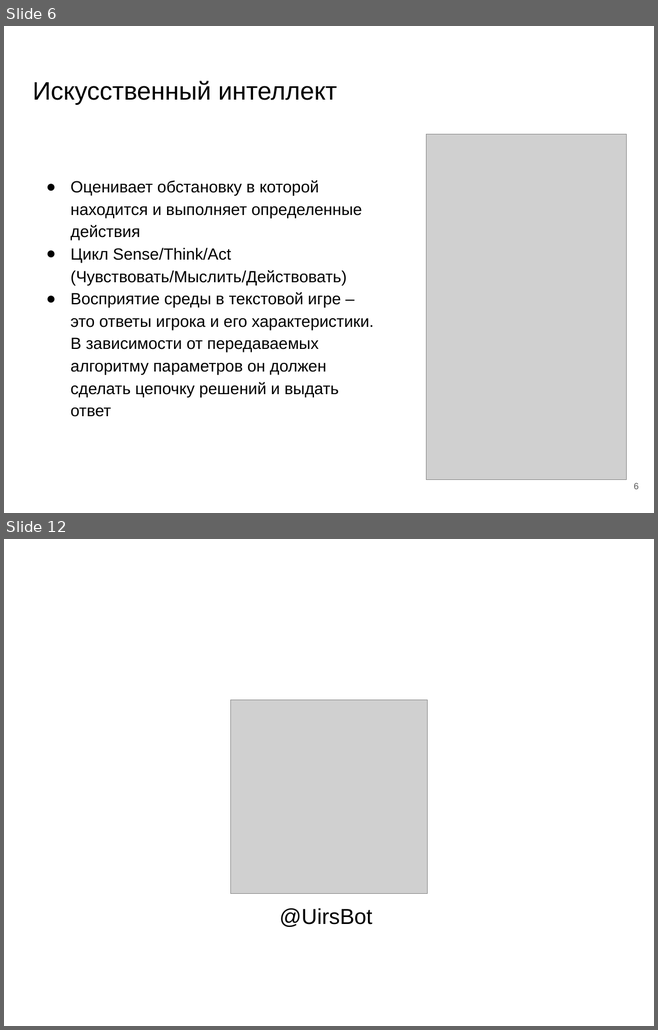
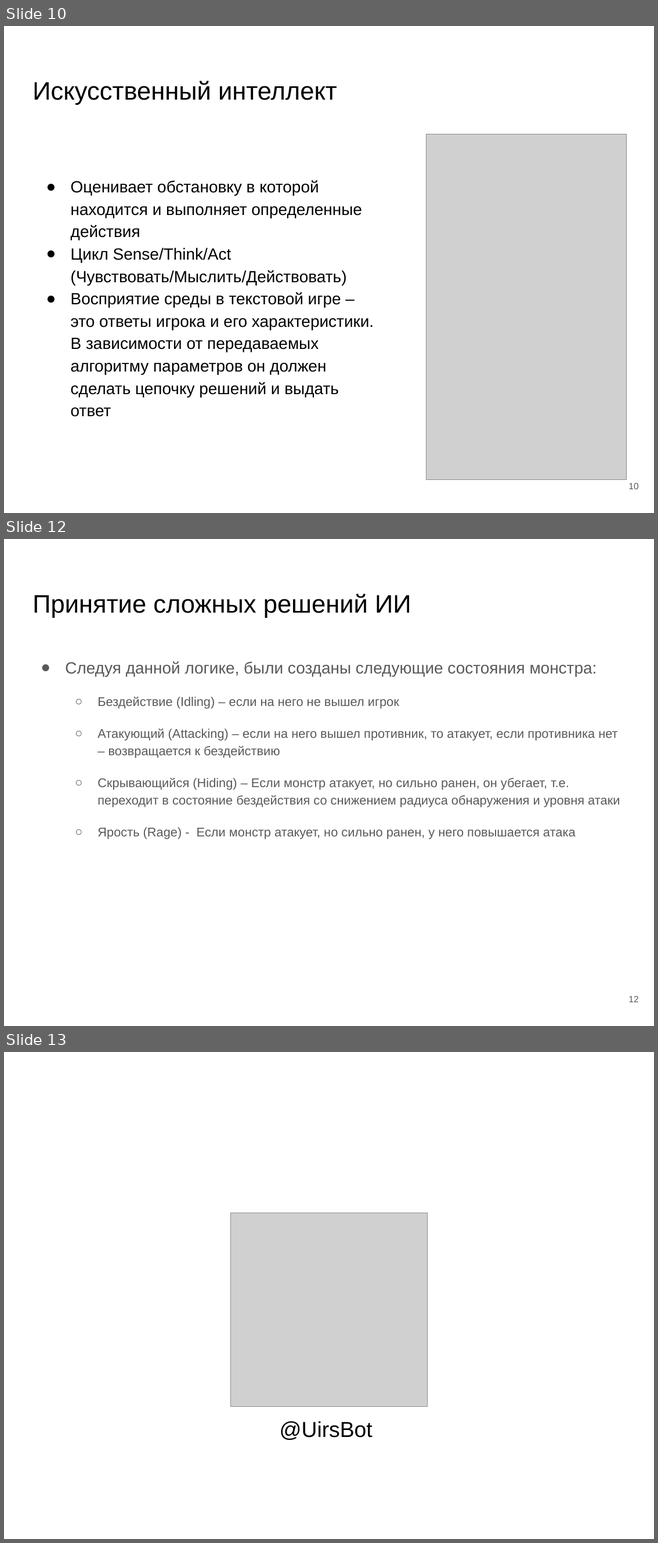
Before and after one commit to kolobok001/Uirs, a slide deck: otchet/Видякин Голушков.pptx. Shown one above the other, each under a label of ours: slides 6 and 12 before the commit, slides 10, 12 and 13 after it; the slides between them are not shown. The pictures are 658x1030 and 658x1543 pixels, drawn with LibreOffice and Linux fonts; fonts in the diff are those of the drawing; grey boxes stand for pictures. Boxes give left, top, right and bottom in pixels: in the first picture for what was removed or moved away, otherwise in the second. Text is boxed around its words. In the diff, an @@ line names an element or a change of style, - is before the commit and + after.

```diff
--- a/otchet/Видякин Голушков.pptx
+++ b/otchet/Видякин Голушков.pptx
@@ slide 12 added at bbox=[4, 539, 654, 1026], background #FFFFFF @@
@@ title added at bbox=[32, 594, 411, 618], 28 pt, text #000000 @@
+Принятие сложных решений ИИ
@@ text added at bbox=[65, 661, 619, 839], 14 pt, text #595959 @@
+● Следуя данной логике, были созданы следующие состояния монстра:
+  ○ Бездействие (Idling) – если на него не вышел игрок
+  ○ Атакующий (Attacking) – если на него вышел противник, то атакует, если противника нет – возвращается к бездействию
+  ○ Скрывающийся (Hiding) – Если монстр атакует, но сильно ранен, он убегает, т.е. переходит в состояние бездействия со снижением радиуса обнаружения и уровня атаки
+  ○ Ярость (Rage) - Если монстр атакует, но сильно ранен, у него повышается атака
@@ page number added at bbox=[628, 996, 638, 1002], 10 pt, text #595959 @@
+12
@@ what was slide 6 is now slide 10 @@
@@ page number at bbox=[628, 483, 638, 489]: text changed @@
-6
+10
@@ what was slide 12 is now slide 13 @@
```
Also in this commit, not shown: 3 slides changed, 7 other slides added, 7 slides removed, 1 other file.
